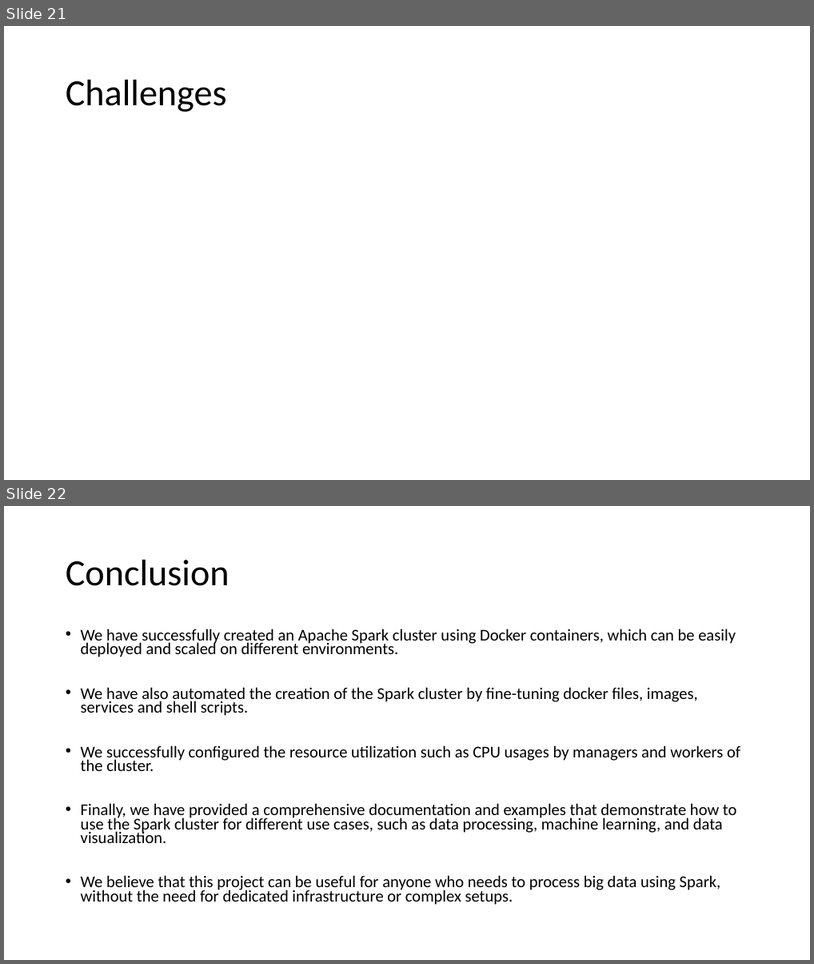
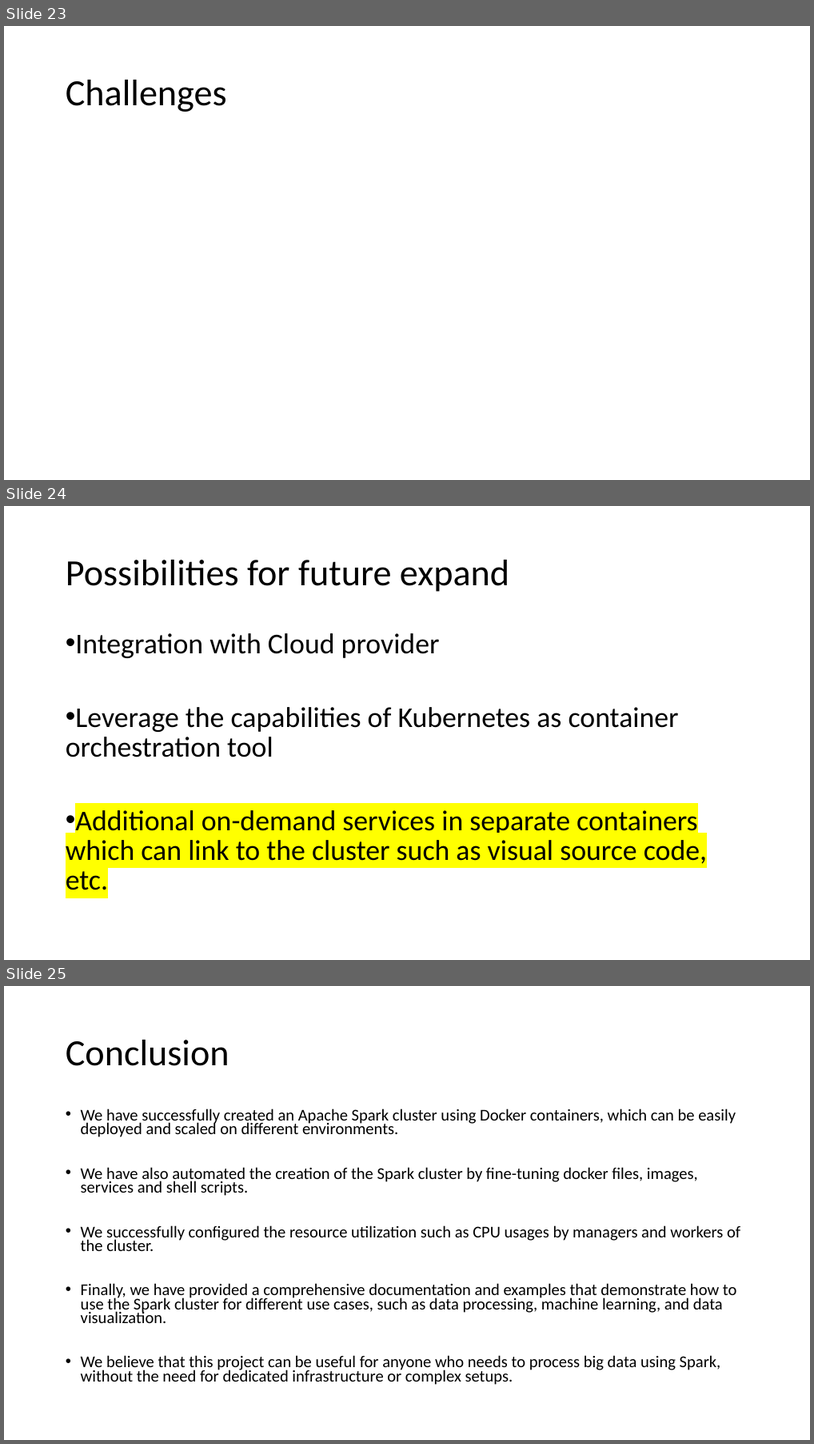
Before and after one commit to gprasad09/Apache-Spark-Cluster-Project, a slide deck: misc/ProjectReports-In progress/TermProject.pptx. Shown one above the other, each under a label of ours: slides 21 and 22 before the commit, slides 23, 24 and 25 after it. The pictures are 814x964 and 814x1444 pixels, drawn with LibreOffice and Linux fonts; fonts in the diff are those of the drawing. Boxes give left, top, right and bottom in pixels: in the first picture for what was removed or moved away, otherwise in the second. Text is boxed around its words. In the diff, an @@ line names an element or a change of style, - is before the commit and + after.

```diff
--- a/misc/ProjectReports-In progress/TermProject.pptx
+++ b/misc/ProjectReports-In progress/TermProject.pptx
@@ slide 24 added at (x1=4, y1=506, x2=810, y2=960), background #FFFFFF @@
@@ title added at (x1=66, y1=560, x2=510, y2=592), 44 pt, text #000000 @@
+Possibilities for future expand
@@ text added at (x1=66, y1=633, x2=707, y2=890), 34.1 pt, text #000000 @@
+• Integration with Cloud provider
+• Leverage the capabilities of Kubernetes as container orchestration tool
+• Additional on-demand services in separate containers which can link to the cluster such as visual source code, etc.
@@ what was slide 21 is now slide 23 @@
@@ what was slide 22 is now slide 25 @@
```
Also in this commit, not shown: 1 slide changed, 3 other slides added, 1 other file.
